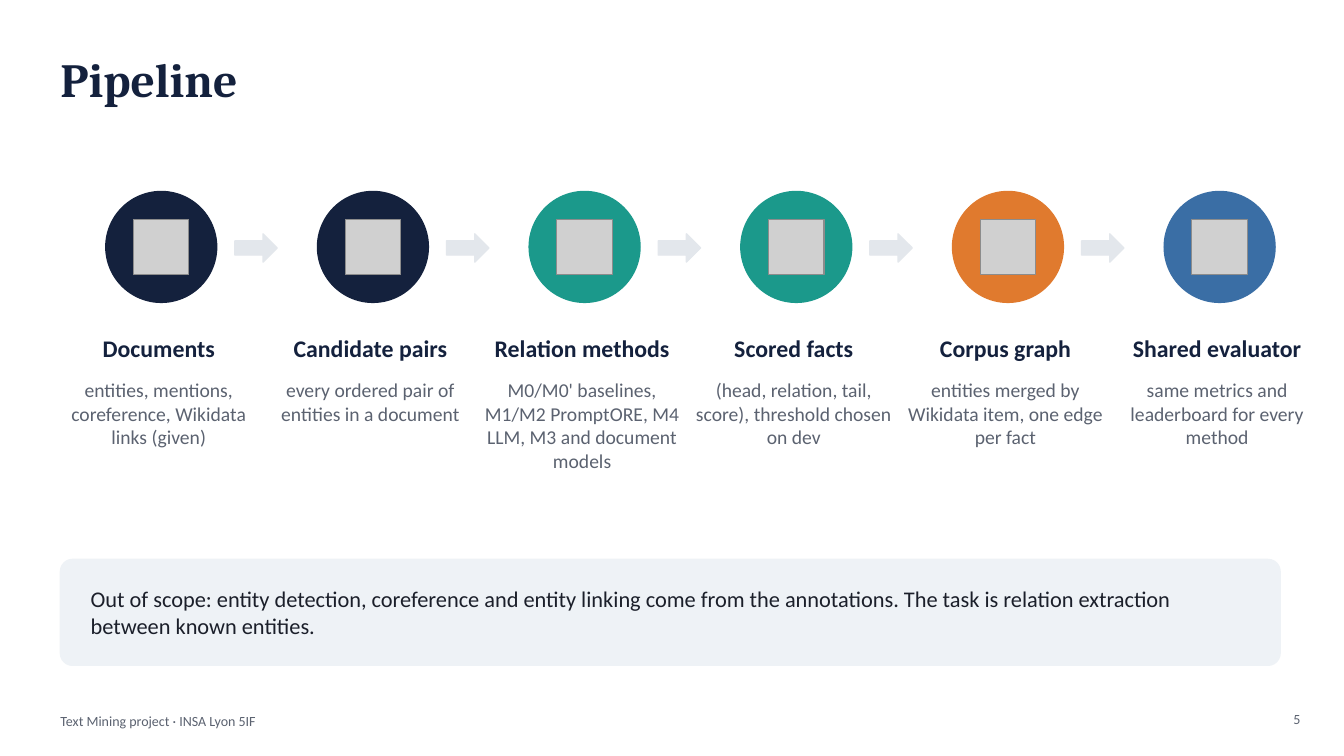
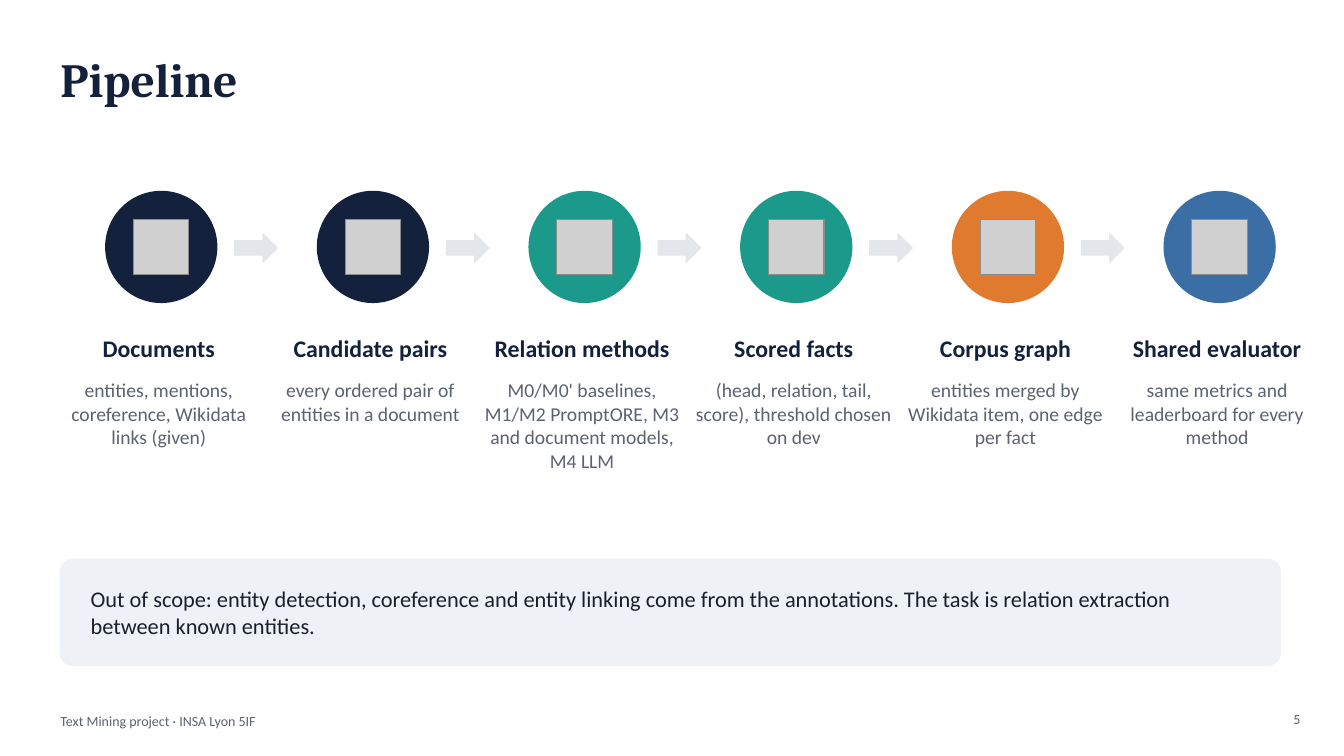
Before and after one commit to ZHU-Laurent/Knowledge-graph-extraction-from-text, a slide deck: slide 5 of report/presentation.pptx. Drawn at 1344x756 pixels with LibreOffice and Linux fonts; fonts in the diff are those of the drawing; grey boxes stand for pictures. Boxes give left, top, right and bottom in pixels: in the first picture for what was removed or moved away, otherwise in the second. Text is boxed around its words. In the diff, an @@ line names an element or a change of style, - is before the commit and + after.

Commit message:
docs: describe M4 after M3 and the document model in the report and slides

```diff
--- a/report/presentation.pptx
+++ b/report/presentation.pptx
@@ text at (x1=485, y1=383, x2=679, y2=468): text changed @@
-M0/M0' baselines, M1/M2 PromptORE, M4 LLM, M3 and document models
+M0/M0' baselines, M1/M2 PromptORE, M3 and document models, M4 LLM
```
Also in this commit, not shown: 3 other files.
